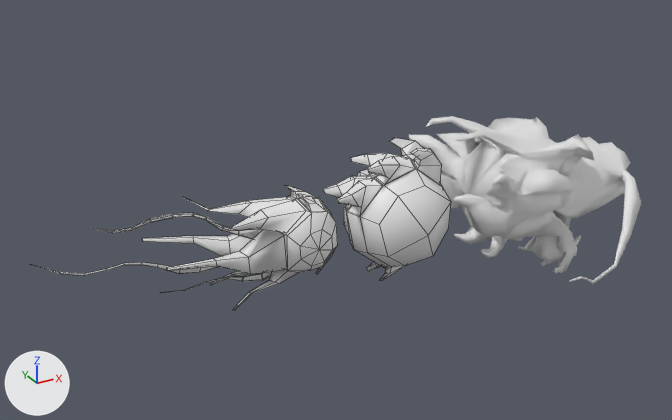
The Blender file Modelli/drago_gio.blend: old version first, new version second.
The view is the same before and after, from a 50 mm camera at (-10.37, -11.44, 6.01) aimed at (-3.85, 0.42, 0.08). The lights are fixed; the arrows at lower left show +X, +Y and +Z. Mesh edges are drawn as thin lines on the coarser meshes. Materials are left out; every surface is plain grey.

Names of what the first picture shows: 'coda', 'corpo', 'testa'.
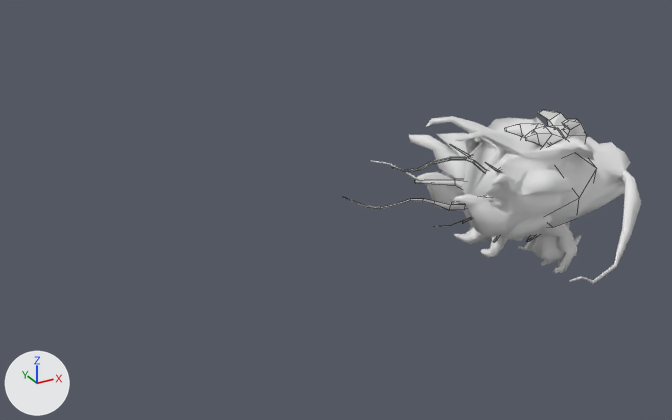
Where the change shows, as pixel boxes [x1, y1, x2, y2] in the pictures (672 x 420 px):
'corpo', moved
    before: [323, 138, 451, 280]
    after: [491, 110, 597, 241]
'coda', moved
    before: [30, 186, 338, 310]
    after: [343, 144, 552, 242]

The change in detail:
Object 'corpo' (ob_corpo) moves from (-2.99, 0.0, 0.0) to (0.0, 0.0, 0.0).
Object 'coda' (ob_coda) moves from (-4.68, 0.0, 0.0) to (0.0, 0.0, 0.0).
